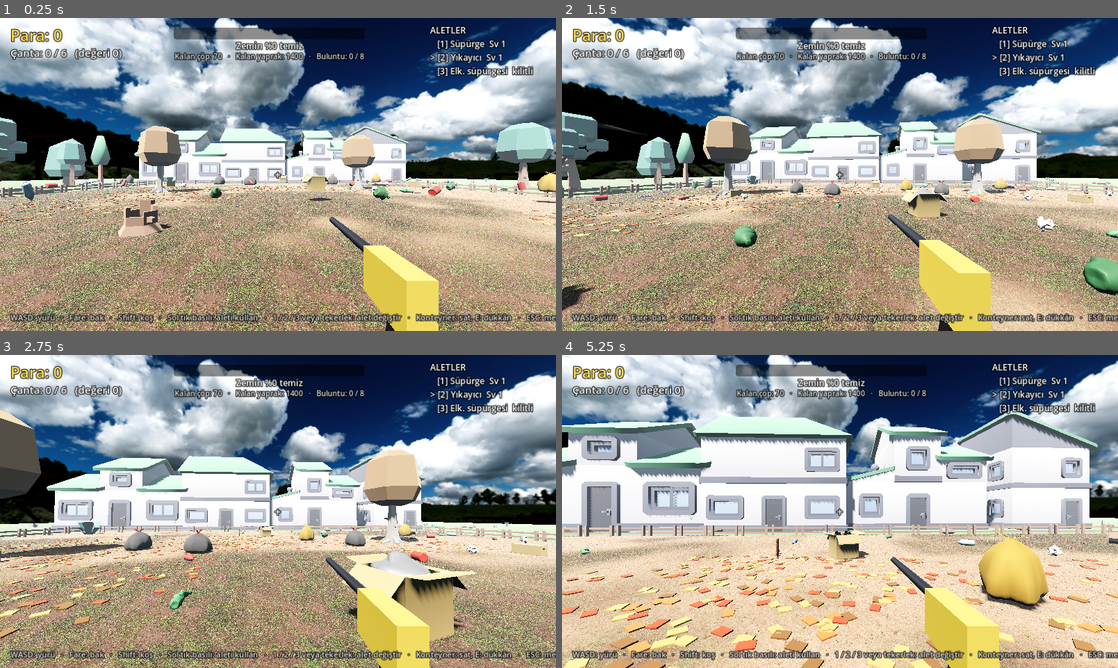
Above: before the commit, frames 1-4 (two rows, left to right).
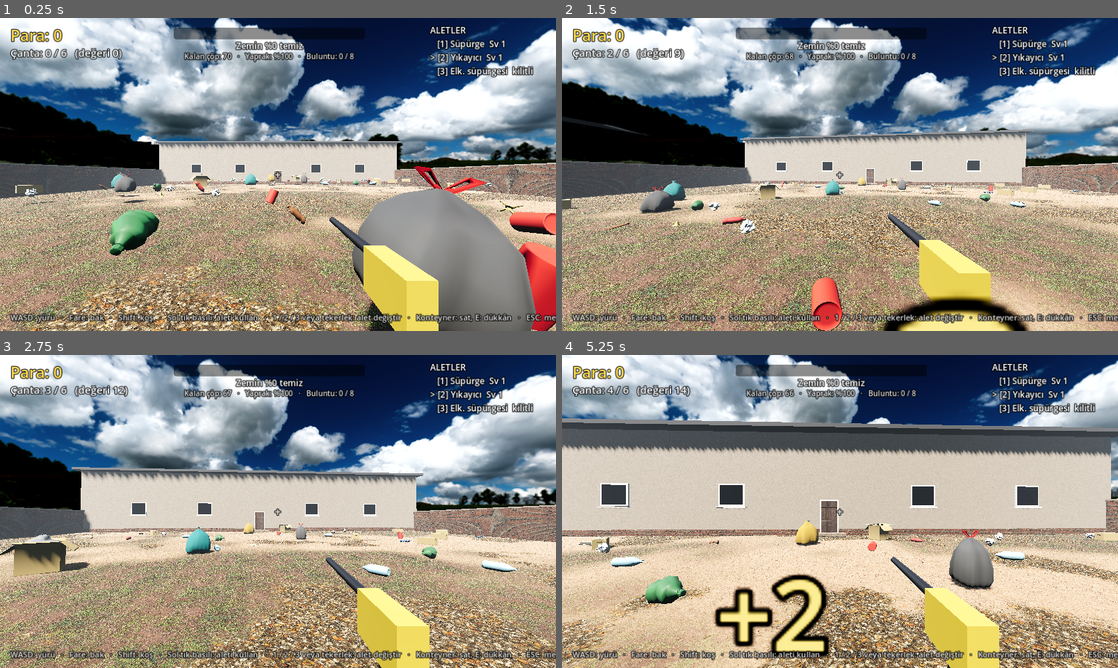
Above: after the commit, the same moments.

Repository: bogacavdar/Junk-to-Shine
Game: Godot game, scene res://main.tscn
Two runs of this game, one before a commit and one after it. Both use one fixed random seed, a clock stepped at 60 frames per second and the inputs below.
Inputs (mouse positions are in pixels of both pictures, inside the frame that each line leads up to):
- Up to frame 1 (0.25 s): no input
- Up to frame 2 (1.5 s): tap Enter at 0.5 s; move the mouse to (867, 174) at 0.52 s; hold E (interact) 0.53-1.28 s; hold W (move_up) from 0.53 s (still down); click (867, 174) at 0.67 s; move the mouse to (812, 174) at 1.27 s; tap Shift (run) at 1.35 s
- Up to frame 3 (2.75 s): keep holding W (move_up); move the mouse to (289, 505) at 2.02 s; press the mouse at (289, 505) at 2.03 s
- Up to frame 4 (5.25 s): keep holding W (move_up); move the mouse to (834, 517) at 2.77 s; release the mouse at (834, 517) at 2.78 s; tap 1 at 2.85 s; click (834, 517) at 2.92 s; move the mouse to (878, 514) at 3.52 s; tap 2 at 3.6 s; move the mouse to (795, 508) at 4.27 s; tap 3 at 4.35 s; move the mouse to (845, 511) at 5.02 s; hold E (interact) from 5.03 s (still down); click (845, 511) at 5.17 s

The runs differ from the first frame. In frame 1, 33% of the frame differs, in the area x 0-100%, y 10-100%; in frame 2, 27%; in frame 3, 35%; in frame 4, 55%, in the area x 0-100%, y 9-100%.

Commit message:
Gerçekçi kapalı arka bahçe ve süpürülebilir yaprak katmanı
- Low-poly Kenney ağaç, çit, ev ve çiçekleri kaldırıldı
- Kuzey: pencereli, kapılı sıvalı ev duvarı; doğu/batı: tuğla bahçe duvarı; güney: ahşap çit (Poly Haven dokuları, triplanar)
- Yapraklar artık zeminde gerçek yaprak döküntüsü dokusu; süpürge maskeyle temizler, yükseklik haritasıyla doğal dağılır
- Kayıt yaprak maskesini de saklıyor; alan bitmesi için yapraklar da temizlenmeli

Co-Authored-By: Claude Opus 5.5 <noreply@anthropic.com>
Claude-Session: https://claude.ai/code/session_01BTyhiHPd1tC3NJd2rRFT53

Diff:
--- a/scripts/main.gd
+++ b/scripts/main.gd
@@ -35,7 +35,6 @@
 const PIXELS_PER_COIN := 25      # kaç temiz piksel = 1 para
 const REACH := 5.0               # aletin oyuncudan en uzak erişimi
 const TRASH_COUNT := 70
-const LEAF_COUNT := 1400
 const COMPLETE_PCT := 99.0       # bu orandan sonra kalan kırıntılar otomatik temizlenir
 const COMPLETE_BONUS := 250
 
@@ -102,9 +101,10 @@
 var autosave_timer := 0.0
 
 # --- Yapraklar (binlerce, fizik yok) ---
-var leaf_mm: MultiMeshInstance3D
-var leaf_positions := PackedVector3Array()
-var leaf_alive := PackedByteArray()
+var leaf_data := PackedByteArray()
+var leaf_image: Image
+var leaf_texture: ImageTexture
+var leaf_total := 0
 var leaves_left := 0
 
 # --- Ses ---
@@ -278,7 +278,7 @@
 	var grass := MeshInstance3D.new()
 	var gm := PlaneMesh.new()
 	gm.size = Vector2(140, 140)
-	gm.material = _mat(Color(0.36, 0.55, 0.28))
+	gm.material = _tex_mat("leaves_forest_ground", 2.0)
 	grass.mesh = gm
 	grass.position.y = -0.02
 	add_child(grass)
@@ -331,88 +331,81 @@
 
 
 func _build_props() -> void:
+	# Kapalı arka bahçe: kuzeyde evin arka duvarı, doğu/batıda tuğla bahçe duvarı, güneyde ahşap çit.
+	# Duvarların ötesini gökyüzü HDRI'si (bahçe, ağaçlar) doldurur.
 	var half := AREA_SIZE * 0.5
-	# Görünmez sınır duvarları (çarpışma için); görüntü Kenney çitleriyle
-	_add_wall(Vector3(0, 0.6, -half), Vector3(AREA_SIZE, 1.2, 0.3))
-	_add_wall(Vector3(0, 0.6, half), Vector3(AREA_SIZE, 1.2, 0.3))
-	_add_wall(Vector3(-half, 0.6, 0), Vector3(0.3, 1.2, AREA_SIZE))
-	_add_wall(Vector3(half, 0.6, 0), Vector3(0.3, 1.2, AREA_SIZE))
-	var seg := 2.0
-	var count := int(AREA_SIZE / seg)
-	for i in count:
-		var along := -half + seg * (i + 0.5)
-		_add_model("res://assets/nature/fence_planks.glb", seg, Vector3(along, 0, -half), 0.0)
-		_add_model("res://assets/nature/fence_planks.glb", seg, Vector3(along, 0, half), 0.0)
-		_add_model("res://assets/nature/fence_planks.glb", seg, Vector3(-half, 0, along), 90.0)
-		_add_model("res://assets/nature/fence_planks.glb", seg, Vector3(half, 0, along), 90.0)
-
-	# Arkada banliyö evleri
-	var houses := ["building-type-a", "building-type-f", "building-type-c", "building-type-k"]
-	for i in houses.size():
-		var hx := -18.0 + 13.0 * i
-		_add_model("res://assets/suburb/%s.glb" % houses[i], 11.0, Vector3(hx, 0, -half - 9.0), 0.0, true)
-		_add_wall(Vector3(hx, 2.5, -half - 9.0), Vector3(9, 5, 8))
-	_add_model("res://assets/suburb/driveway-long.glb", 6.0, Vector3(-11.5, 0.01, -half - 3.5), 90.0)
-
-	# Alanın içindeki ağaçlar (sonbahar: yaprakların kaynağı)
-	for p in [Vector3(9, 0, -8), Vector3(-11, 0, -4), Vector3(13, 0, 10)]:
-		_add_tree(p, "res://assets/nature/tree_oak_fall.glb", 6.0)
-	# İçeride birkaç kütük ve çalı
-	_add_model("res://assets/nature/stump_old.glb", 1.2, Vector3(-4, 0, 9), randf() * 360.0)
-	_add_model("res://assets/nature/log.glb", 2.2, Vector3(15, 0, -15), 30.0)
-	_add_model("res://assets/nature/plant_bushLarge.glb", 2.0, Vector3(-17, 0, -17), 0.0)
-	_add_model("res://assets/nature/plant_bush.glb", 1.6, Vector3(17.5, 0, 3), 0.0)
-
-	# Dışarıdaki doğa: ağaç halkası, çalılar, kayalar, çimen
-	var outer_trees := ["res://assets/nature/tree_oak.glb", "res://assets/nature/tree_default.glb", "res://assets/nature/tree_fat.glb", "res://assets/nature/tree_detailed.glb", "res://assets/suburb/tree-large.glb"]
-	var placed := 0
-	var tries := 0
-	while placed < 26 and tries < 400:
-		tries += 1
-		var p := Vector3(randf_range(-36, 36), 0, randf_range(-20, 36))
-		if absf(p.x) < half + 2.5 and absf(p.z) < half + 2.5:
-			continue
-		if p.z < -half - 2.0:
-			continue
-		_add_tree(p, outer_trees[randi() % outer_trees.size()], randf_range(5.0, 7.5))
-		placed += 1
-	var small := ["res://assets/nature/plant_bush.glb", "res://assets/nature/plant_bushDetailed.glb", "res://assets/nature/rock_smallA.glb", "res://assets/nature/rock_smallC.glb", "res://assets/nature/rock_largeA.glb", "res://assets/nature/grass_large.glb", "res://assets/nature/grass.glb", "res://assets/nature/grass_leafs.glb"]
-	for i in 140:
-		var p := Vector3(randf_range(-45, 45), 0, randf_range(-45, 45))
-		if absf(p.x) < half + 0.8 and absf(p.z) < half + 0.8:
-			continue
-		var path: String = small[randi() % small.size()]
-		var size: float = 1.4 if path.contains("bush") else (1.2 if path.contains("large") else 0.7)
-		var deco := _add_model(path, size * randf_range(0.8, 1.3), p, randf() * 360.0)
-		Models.set_shadows(deco, false)
-
-	# Alan tertemiz olunca açacak çiçekler (başta gizli)
-	var flowers := ["res://assets/nature/flower_redA.glb", "res://assets/nature/flower_yellowA.glb", "res://assets/nature/flower_purpleA.glb"]
-	for i in 45:
-		var p := Vector3(randf_range(-half + 1.5, half - 1.5), 0, randf_range(-half + 1.5, half - 1.5))
-		var f := _add_model(flowers[randi() % flowers.size()], randf_range(0.6, 0.9), p, randf() * 360.0)
-		f.set_meta("full_scale", f.scale)
-		f.scale = Vector3.ZERO
-		f.visible = false
-		flower_nodes.append(f)
-
-
-func _add_tree(pos: Vector3, path: String, height: float) -> void:
-	if absf(pos.x) < AREA_SIZE * 0.5 and absf(pos.z) < AREA_SIZE * 0.5:
-		tree_positions.append(pos)
-	var body := StaticBody3D.new()
-	body.position = pos
-	var model := Models.make(path, height, true)
-	model.rotation_degrees.y = randf() * 360.0
-	body.add_child(model)
-	var cs := CollisionShape3D.new()
-	var shape := CylinderShape3D.new()
-	shape.radius = 0.35
-	shape.height = 2.0
-	cs.shape = shape
-	cs.position.y = 1.0
-	body.add_child(cs)
-	add_child(body)
+	var plaster := _tex_mat("beige_wall_001", 3.0)
+	var brick := _tex_mat("red_bricks_04", 2.5)
+	var wood := _tex_mat("wooden_gate", 1.9, 0.6, false)
+	var dark := StandardMaterial3D.new()
+	dark.albedo_color = Color(0.22, 0.22, 0.24)
+	dark.roughness = 0.7
+	var white := StandardMaterial3D.new()
+	white.albedo_color = Color(0.92, 0.92, 0.9)
+	white.roughness = 0.5
+	var glass := StandardMaterial3D.new()
+	glass.albedo_color = Color(0.05, 0.07, 0.1)
+	glass.metallic = 0.85
+	glass.roughness = 0.06
+
+	# Evin arka duvarı (kuzey)
+	_add_solid(Vector3(0, 3.5, -half - 0.2), Vector3(AREA_SIZE + 0.8, 7.0, 0.4), plaster)
+	_add_deco(Vector3(0, 7.1, -half + 0.35), Vector3(AREA_SIZE + 1.2, 0.25, 1.3), dark)       # saçak
+	_add_deco(Vector3(0, 0.2, -half + 0.03), Vector3(AREA_SIZE, 0.4, 0.08), brick)             # tuğla süpürgelik
+	for wx in [-14.0, -6.5, 6.5, 14.0]:
+		_add_deco(Vector3(wx, 2.7, -half + 0.04), Vector3(1.7, 1.5, 0.1), white)                # pencere çerçevesi
+		_add_deco(Vector3(wx, 2.7, -half + 0.08), Vector3(1.5, 1.3, 0.04), glass)               # cam
+		_add_deco(Vector3(wx, 1.9, -half + 0.12), Vector3(1.9, 0.08, 0.2), white)               # denizlik
+	_add_deco(Vector3(0, 1.2, -half + 0.04), Vector3(1.3, 2.4, 0.1), white)                     # kapı kasası
+	_add_deco(Vector3(0, 1.15, -half + 0.08), Vector3(1.1, 2.3, 0.06), wood)                    # kapı
+	_add_solid(Vector3(0, 0.1, -half + 0.6), Vector3(2.2, 0.2, 1.0), _tex_mat("square_concrete_pavers", 2.4))  # basamak
+
+	# Tuğla bahçe duvarları (doğu / batı) ve üst başlık
+	for side in [-1.0, 1.0]:
+		var sx: float = side * (half + 0.15)
+		_add_solid(Vector3(sx, 1.2, 0), Vector3(0.3, 2.4, AREA_SIZE + 0.6), brick)
+		_add_deco(Vector3(sx, 2.45, 0), Vector3(0.42, 0.1, AREA_SIZE + 0.7), plaster)
+
+	# Ahşap çit (güney): tahta yüzey, direkler, üst kuşak
+	_add_solid(Vector3(0, 0.95, half + 0.1), Vector3(AREA_SIZE, 1.9, 0.08), wood)
+	_add_deco(Vector3(0, 1.92, half + 0.1), Vector3(AREA_SIZE, 0.08, 0.14), wood)
+	var posts := int(AREA_SIZE / 2.4)
+	for i in posts + 1:
+		_add_deco(Vector3(-half + i * (AREA_SIZE / posts), 1.0, half + 0.18), Vector3(0.12, 2.0, 0.12), wood)
+
+
+## Dünya koordinatına göre döşenen (triplanar) gerçekçi malzeme
+func _tex_mat(tex_name: String, tile_m: float, rough_value: float = 1.0, has_rough: bool = true) -> StandardMaterial3D:
+	var dir := "res://assets/textures/"
+	var m := StandardMaterial3D.new()
+	m.albedo_texture = load(dir + tex_name + "_diff.jpg")
+	m.normal_enabled = true
+	m.normal_texture = load(dir + tex_name + "_nor.jpg")
+	if has_rough:
+		m.roughness_texture = load(dir + tex_name + "_rough.png")
+		m.roughness = 1.0
+	else:
+		m.roughness = rough_value
+	m.uv1_triplanar = true
+	m.uv1_world_triplanar = true
+	m.uv1_scale = Vector3.ONE / tile_m
+	m.texture_filter = BaseMaterial3D.TEXTURE_FILTER_LINEAR_WITH_MIPMAPS_ANISOTROPIC
+	return m
+
+
+func _add_solid(pos: Vector3, size: Vector3, mat: Material) -> void:
+	_add_deco(pos, size, mat)
+	_add_wall(pos, size)
+
+
+func _add_deco(pos: Vector3, size: Vector3, mat: Material) -> void:
+	var mi := MeshInstance3D.new()
+	var bm := BoxMesh.new()
+	bm.size = size
+	bm.material = mat
+	mi.mesh = bm
+	mi.position = pos
+	add_child(mi)
 
 
 func _add_model(path: String, size: float, pos: Vector3, yaw_deg: float, by_height: bool = false) -> Node3D:
@@ -532,46 +525,47 @@
 
 
 func _build_leaves() -> void:
-	var mm := MultiMesh.new()
-	mm.transform_format = MultiMesh.TRANSFORM_3D
-	mm.use_colors = true
-	var leaf := BoxMesh.new()
-	leaf.size = Vector3(0.22, 0.02, 0.16)
-	var lm := StandardMaterial3D.new()
-	lm.vertex_color_use_as_albedo = true
-	lm.roughness = 0.9
-	leaf.material = lm
-	mm.mesh = leaf
-	mm.instance_count = LEAF_COUNT
-
-	# Yapraklar ağaçların çevresinde ve rüzgârla savrulmuş öbeklerde toplanır
-	var centers: Array[Vector3] = []
-	for t in tree_positions:
-		if absf(t.x) < AREA_SIZE * 0.5 and absf(t.z) < AREA_SIZE * 0.5:
-			centers.append(t)
-	for i in 5:
-		centers.append(Vector3(randf_range(-15, 15), 0, randf_range(-15, 15)))
-
-	var half := AREA_SIZE * 0.5 - 0.6
-	var palette := [Color(0.85, 0.45, 0.12), Color(0.75, 0.25, 0.1), Color(0.9, 0.7, 0.2), Color(0.55, 0.35, 0.15)]
-	leaf_positions.resize(LEAF_COUNT)
-	leaf_alive.resize(LEAF_COUNT)
-	for i in LEAF_COUNT:
-		var c: Vector3 = centers[randi() % centers.size()]
-		var ang := randf() * TAU
-		var r := sqrt(randf()) * 4.5
-		var p := Vector3(clampf(c.x + cos(ang) * r, -half, half), 0.02, clampf(c.z + sin(ang) * r, -half, half))
-		leaf_positions[i] = p
-		leaf_alive[i] = 1
-		var basis := Basis(Vector3.UP, randf() * TAU)
-		mm.set_instance_transform(i, Transform3D(basis, p))
-		var col: Color = palette[randi() % palette.size()]
-		mm.set_instance_color(i, col)
-	leaves_left = LEAF_COUNT
-
-	leaf_mm = MultiMeshInstance3D.new()
-	leaf_mm.multimesh = mm
-	add_child(leaf_mm)
+	# Yaprak döküntüsü: zemindeki ikinci maske (1 = yapraklı). Süpürge bunu temizler.
+	leaf_data.resize(MASK_RES * MASK_RES)
+	var noise := FastNoiseLite.new()
+	noise.seed = randi()
+	noise.frequency = 0.018
+	noise.fractal_octaves = 4
+	leaf_total = 0
+	for y in MASK_RES:
+		for x in MASK_RES:
+			# Duvar diplerinde daha çok yaprak birikir
+			var ex: float = minf(x, MASK_RES - 1 - x) / float(MASK_RES)
+			var ey: float = minf(y, MASK_RES - 1 - y) / float(MASK_RES)
+			var edge: float = clampf(1.0 - minf(ex, ey) * 8.0, 0.0, 1.0)
+			var n := noise.get_noise_2d(x, y) * 0.5 + 0.5
+			var v := clampf((n - 0.42) * 3.2 + edge * 0.8, 0.0, 1.0)
+			var b := int(v * 255.0)
+			leaf_data[y * MASK_RES + x] = b
+			if b >= CLEAN_THRESHOLD:
+				leaf_total += 1
+	leaves_left = leaf_total
+	leaf_image = Image.create_from_data(MASK_RES, MASK_RES, false, Image.FORMAT_L8, leaf_data)
+	leaf_texture = ImageTexture.create_from_image(leaf_image)
+	var tex := "res://assets/textures/"
+	ground_material.set_shader_parameter("leaf_mask", leaf_texture)
+	ground_material.set_shader_parameter("leaf_albedo", load(tex + "leaves_forest_ground_diff.jpg"))
+	ground_material.set_shader_parameter("leaf_normal", load(tex + "leaves_forest_ground_nor.jpg"))
+	ground_material.set_shader_parameter("leaf_rough", load(tex + "leaves_forest_ground_rough.png"))
+	ground_material.set_shader_parameter("leaf_height", load(tex + "leaves_forest_ground_disp.png"))
+
+
+func _count_leaves() -> void:
+	leaves_left = 0
+	for i in leaf_data.size():
+		if leaf_data[i] >= CLEAN_THRESHOLD:
+			leaves_left += 1
+
+
+func _refresh_leaf_texture() -> void:
+	leaf_image.set_data(MASK_RES, MASK_RES, false, Image.FORMAT_L8, leaf_data)
+	leaf_texture.update(leaf_image)
+
 
 
 func _build_tool_visuals() -> void:
@@ -950,18 +944,30 @@
 
 
 func _clean_leaves(p: Vector3, radius: float) -> void:
-	var r2 := radius * radius
-	for i in LEAF_COUNT:
-		if leaf_alive[i] == 0:
-			continue
-		var lp: Vector3 = leaf_positions[i]
-		var dx := lp.x - p.x
-		var dz := lp.z - p.z
-		if dx * dx + dz * dz < r2:
-			leaf_alive[i] = 0
-			leaves_left -= 1
-			leaf_mm.multimesh.set_instance_transform(i, Transform3D(Basis().scaled(Vector3.ONE * 0.001), Vector3(0, -2, 0)))
-			cleaned_since_payout += 6
+	var cx := int((p.x / AREA_SIZE + 0.5) * MASK_RES)
+	var cy := int((p.z / AREA_SIZE + 0.5) * MASK_RES)
+	var r_px := maxi(1, int(ceil(radius / AREA_SIZE * MASK_RES)))
+	var amount := (500.0 + 200.0 * (broom_level - 1)) * get_process_delta_time()
+	var changed := false
+	for y in range(maxi(cy - r_px, 0), mini(cy + r_px + 1, MASK_RES)):
+		for x in range(maxi(cx - r_px, 0), mini(cx + r_px + 1, MASK_RES)):
+			var dx: int = x - cx
+			var dy: int = y - cy
+			var dist := sqrt(float(dx * dx + dy * dy)) / float(r_px)
+			if dist > 1.0:
+				continue
+			var idx: int = y * MASK_RES + x
+			var old: int = leaf_data[idx]
+			if old == 0:
+				continue
+			var nv := int(maxf(0.0, float(old) - amount * (1.0 - dist * dist * 0.7)))
+			leaf_data[idx] = nv
+			changed = true
+			if old >= CLEAN_THRESHOLD and nv < CLEAN_THRESHOLD:
+				leaves_left -= 1
+				cleaned_since_payout += 1
+	if changed:
+		_refresh_leaf_texture()
 
 
 func _collect_trash(body: RigidBody3D) -> void:
@@ -1009,7 +1015,7 @@
 	# %90'dan sonra kalan lekeler belirgin şekilde parlar
 	ground_material.set_shader_parameter("hint", 1.0 if clean_pct >= 90.0 and not completed else 0.0)
 
-	if not completed and clean_pct >= COMPLETE_PCT and trash_bodies.is_empty():
+	if not completed and clean_pct >= COMPLETE_PCT and trash_bodies.is_empty() and leaves_left <= int(leaf_total * 0.02):
 		completed = true
 		_sweep_leftovers()
 		_bloom_flowers()
@@ -1024,10 +1030,9 @@
 
 func _sweep_leftovers() -> void:
 	# Son kırıntılar: kalan kir 5 adımda parlayarak silinir, kalan yapraklar kaybolur
-	for i in LEAF_COUNT:
-		if leaf_alive[i] == 1:
-			leaf_alive[i] = 0
-			leaf_mm.multimesh.set_instance_transform(i, Transform3D(Basis().scaled(Vector3.ONE * 0.001), Vector3(0, -2, 0)))
+	for i in leaf_data.size():
+		leaf_data[i] = 0
+	_refresh_leaf_texture()
 	leaves_left = 0
 	for step in 5:
 		get_tree().create_timer(0.15 * (step + 1)).timeout.connect(_fade_mask_step.bind(step == 4))
@@ -1137,7 +1142,7 @@
 	bag_label.text = bag_text
 	progress_bar.value = clean_pct
 	pct_label.text = "Zemin %%%d temiz" % int(clean_pct)
-	count_label.text = "Kalan çöp: %d   ·   Kalan yaprak: %d   ·   Buluntu: %d / %d" % [trash_bodies.size(), leaves_left, found_finds.size(), FINDS.size()]
+	count_label.text = "Kalan çöp: %d   ·   Yaprak: %%%d   ·   Buluntu: %d / %d" % [trash_bodies.size(), int(100.0 * leaves_left / maxf(1.0, leaf_total)), found_finds.size(), FINDS.size()]
 
 	var vac_text: String = ("Sv %d" % vacuum_level) if vacuum_level > 0 else "kilitli"
 	shop_label.text = "ALETLER\n%s [1] Süpürge  Sv %d\n%s [2] Yıkayıcı  Sv %d\n%s [3] Elk. süpürgesi  %s" % [
@@ -1371,7 +1376,7 @@
 		"completed": completed, "milestone": next_milestone,
 		"clean_pixels": clean_pixel_count,
 		"mask": Marshalls.raw_to_base64(mask_data.compress(FileAccess.COMPRESSION_DEFLATE)),
-		"leaves": Marshalls.raw_to_base64(leaf_alive),
+		"leaves": Marshalls.raw_to_base64(leaf_data.compress(FileAccess.COMPRESSION_DEFLATE)),
 		"trash": trash,
 		"finds": found_finds,
 		"player": [player.global_position.x, player.global_position.z],
@@ -1406,15 +1411,13 @@
 			mask_image.set_data(MASK_RES, MASK_RES, false, Image.FORMAT_L8, mask_data)
 			mask_texture.update(mask_image)
 
-	var leaves: PackedByteArray = Marshalls.base64_to_raw(str(d.get("leaves", "")))
-	if leaves.size() == LEAF_COUNT:
-		leaves_left = 0
-		for i in LEAF_COUNT:
-			leaf_alive[i] = leaves[i]
-			if leaves[i] == 0:
-				leaf_mm.multimesh.set_instance_transform(i, Transform3D(Basis().scaled(Vector3.ONE * 0.001), Vector3(0, -2, 0)))
-			else:
-				leaves_left += 1
+	var leaves_packed: PackedByteArray = Marshalls.base64_to_raw(str(d.get("leaves", "")))
+	if leaves_packed.size() > 0:
+		var leaves_raw := leaves_packed.decompress(MASK_RES * MASK_RES, FileAccess.COMPRESSION_DEFLATE)
+		if leaves_raw.size() == MASK_RES * MASK_RES:
+			leaf_data = leaves_raw
+			_refresh_leaf_texture()
+			_count_leaves()
 
 	for item in d.get("trash", []):
 		var a: Array = item
--- a/shaders/dirt.gdshader
+++ b/shaders/dirt.gdshader
@@ -18,6 +18,14 @@
 uniform sampler2D soil_normal : hint_normal, filter_linear_mipmap_anisotropic, repeat_enable;
 uniform sampler2D soil_rough : hint_default_white, filter_linear_mipmap_anisotropic, repeat_enable;
 uniform float dirt_tile = 2.2;
+
+// Yaprak döküntüsü: en üst katman, süpürgeyle temizlenir
+uniform sampler2D leaf_mask : filter_linear, repeat_disable;
+uniform sampler2D leaf_albedo : source_color, filter_linear_mipmap_anisotropic, repeat_enable;
+uniform sampler2D leaf_normal : hint_normal, filter_linear_mipmap_anisotropic, repeat_enable;
+uniform sampler2D leaf_rough : hint_default_white, filter_linear_mipmap_anisotropic, repeat_enable;
+uniform sampler2D leaf_height : hint_default_white, filter_linear_mipmap, repeat_enable;
+uniform float leaf_tile = 1.6;
 
 varying vec3 world_pos;
 
@@ -58,9 +66,19 @@
 	float t = smoothstep(0.12, 0.4, d);
 	float wet_edge = smoothstep(0.0, 0.12, d) * (1.0 - t);
 
-	ALBEDO = mix(c_alb * (1.0 - wet_edge * 0.25), m_alb, t);
-	NORMAL_MAP = mix(c_nrm, m_nrm, t);
-	ROUGHNESS = mix(mix(c_rgh, 0.25, wet_edge), m_rgh, t);
+	vec3 base_alb = mix(c_alb * (1.0 - wet_edge * 0.25), m_alb, t);
+	vec3 base_nrm = mix(c_nrm, m_nrm, t);
+	float base_rgh = mix(mix(c_rgh, 0.25, wet_edge), m_rgh, t);
+
+	// Yapraklar: maske azaldıkça önce alçak yerlerdeki yapraklar kaybolur, yüksek öbekler en son gider
+	vec2 luv = world_pos.xz / leaf_tile;
+	float lm = texture(leaf_mask, mask_uv).r;
+	float lh = texture(leaf_height, luv).r;
+	float leaf_t = smoothstep(0.45, 0.62, lm * 1.15 - (1.0 - lh) * 0.45);
+
+	ALBEDO = mix(base_alb, texture(leaf_albedo, luv).rgb, leaf_t);
+	NORMAL_MAP = mix(base_nrm, texture(leaf_normal, luv).rgb, leaf_t);
+	ROUGHNESS = mix(base_rgh, texture(leaf_rough, luv).r, leaf_t);
 	SPECULAR = 0.5;
-	EMISSION = vec3(1.0, 0.55, 0.1) * t * hint * (0.35 + 0.65 * (0.5 + 0.5 * sin(TIME * 4.0))) * 0.6;
+	EMISSION = vec3(1.0, 0.55, 0.1) * max(t, leaf_t * 0.6) * hint * (0.35 + 0.65 * (0.5 + 0.5 * sin(TIME * 4.0))) * 0.6;
 }
Binary file removed: assets/nature/fence_planks.glb
Binary file removed: assets/nature/fence_simple.glb
Binary file removed: assets/nature/flower_purpleA.glb
Binary file removed: assets/nature/flower_redA.glb
Binary file removed: assets/nature/flower_yellowA.glb
Binary file removed: assets/nature/grass.glb
Binary file removed: assets/nature/grass_large.glb
Binary file removed: assets/nature/grass_leafs.glb
Binary file removed: assets/nature/log.glb
Binary file removed: assets/nature/mushroom_red.glb
Binary file removed: assets/nature/plant_bush.glb
Binary file removed: assets/nature/plant_bushDetailed.glb
(and 34 more such lines)
